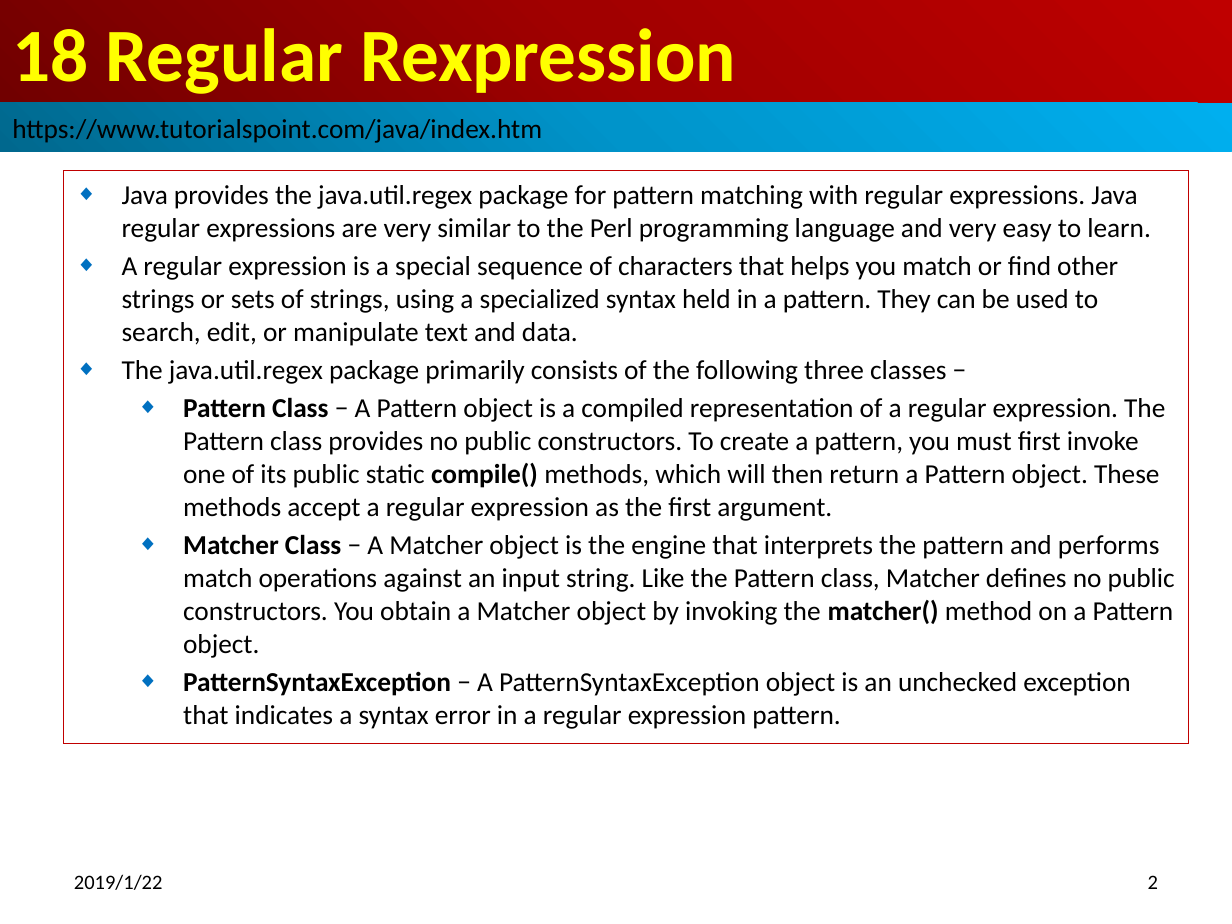
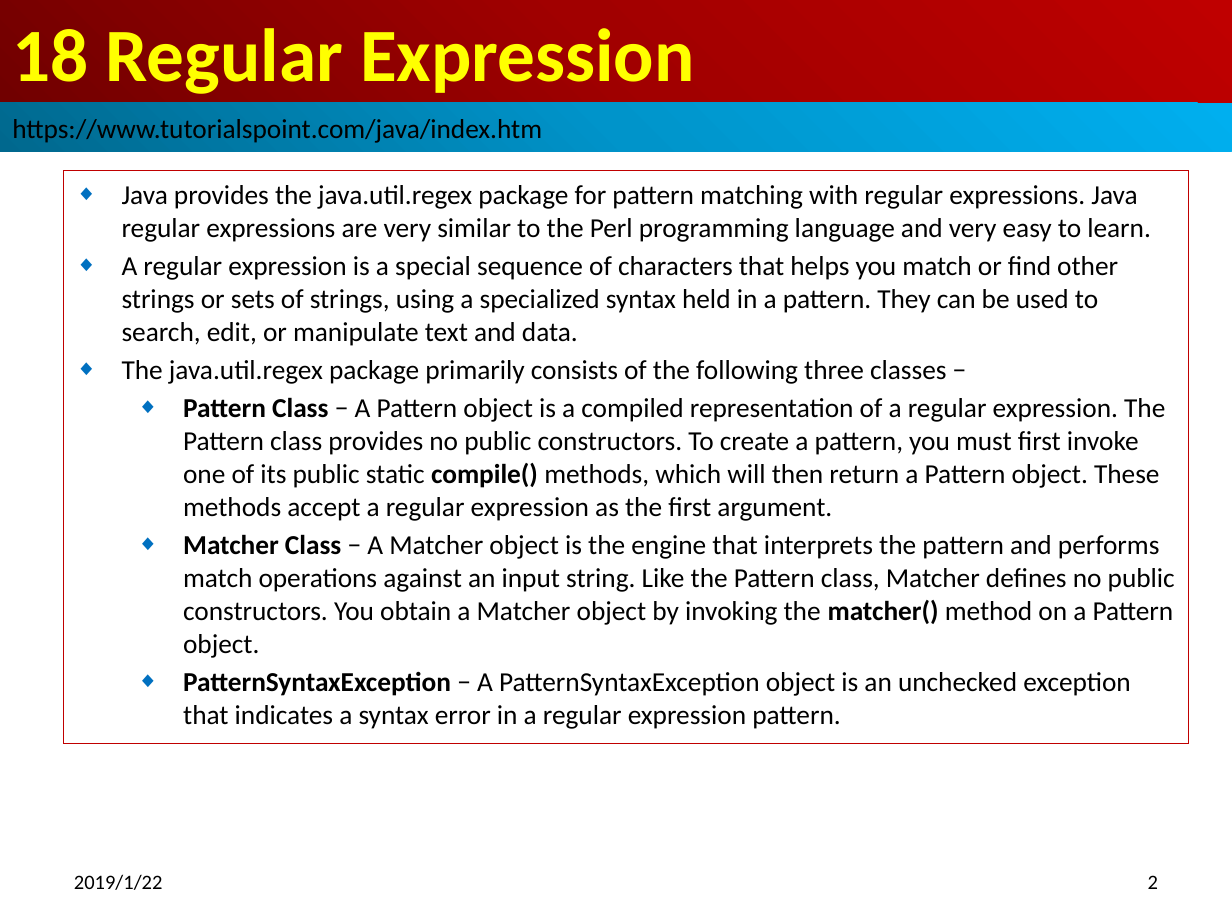
Before and after one commit to peterhchen/100-java-basic, a slide deck: slide 2 of 15_Ch18_RegExp.pptx. Drawn at 1232x924 pixels with LibreOffice and Linux fonts; fonts in the diff are those of the drawing. Boxes give left, top, right and bottom in pixels: in the first picture for what was removed or moved away, otherwise in the second. Text is boxed around its words. In the diff, an @@ line names an element or a change of style, - is before the commit and + after.

```diff
--- a/15_Ch18_RegExp.pptx
+++ b/15_Ch18_RegExp.pptx
@@ title at <box>12,28,695,94</box>: text changed @@
-18 Regular Rexpression
+18 Regular Expression
```
Also in this commit, not shown: 1 other slide changed, 5 other files.
